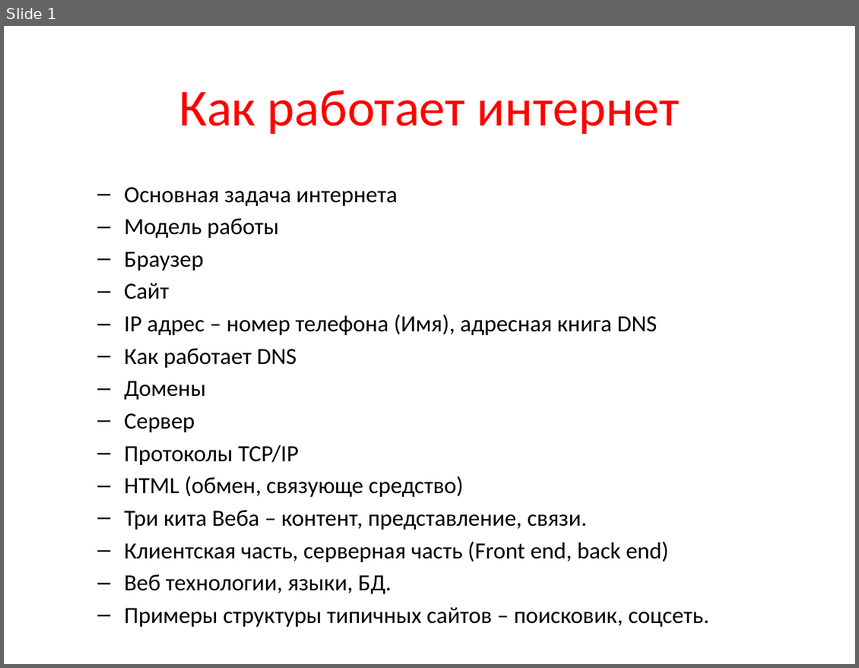
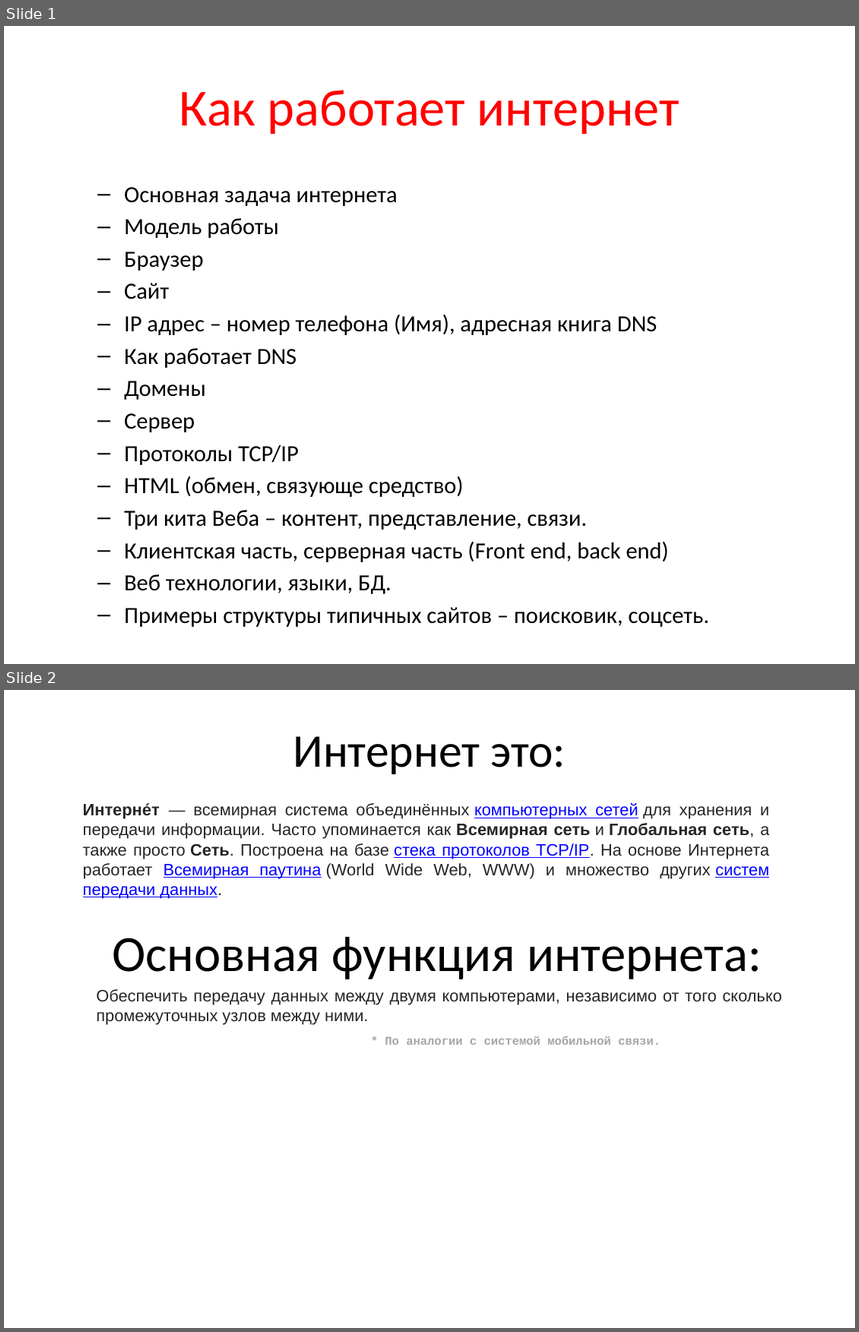
Before and after one commit to trazart/Web-course-01, a slide deck: 0001 - plan - lecture 2 - anton.pptx. Shown one above the other, each under a label of ours: slide 1 before the commit, slides 1 and 2 after it. The pictures are 859x668 and 859x1332 pixels, drawn with LibreOffice and Linux fonts; fonts in the diff are those of the drawing. Boxes give left, top, right and bottom in pixels: in the first picture for what was removed or moved away, otherwise in the second. Text is boxed around its words. In the diff, an @@ line names an element or a change of style, - is before the commit and + after.

```diff
--- a/0001 - plan - lecture 2 - anton.pptx
+++ b/0001 - plan - lecture 2 - anton.pptx
@@ slide 2 added at [4,690,855,1328], background #FFFFFF @@
@@ title added at [294,736,566,774], 39.6 pt, text #000000 @@
+Интернет это:
@@ text added at [83,802,769,899], 14 pt, text #252525 @@
+Интерне́т — всемирная система объединённых компьютерных сетей для хранения и передачи информации. Часто упоминается как Всемирная сеть и Глобальная сеть, а также просто Сеть. Построена на базе стека протоколов TCP/IP. На основе Интернета работает Всемирная паутина (World Wide Web, WWW) и множество других систем передачи данных.
@@ text added at [113,937,762,980], 42.9 pt, text #000000 @@
+Основная функция интернета:
@@ text added at [96,989,782,1025], 14 pt, text #252525 @@
+Обеспечить передачу данных между двумя компьютерами, независимо от того сколько промежуточных узлов между ними.
@@ text added at [385,1037,661,1045], 10 pt, text #A6A6A6, bold @@
+* По аналогии с системой мобильной связи.
```
Also in this commit, not shown: 4 other slides added.
